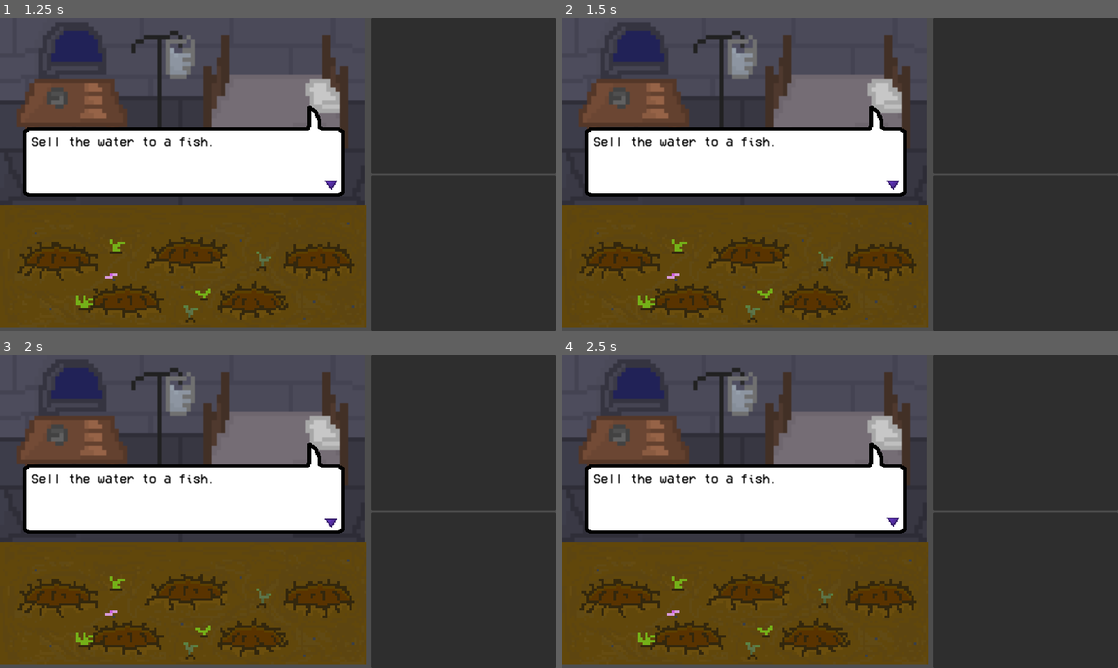
Above: before the commit, frames 1-4 (two rows, left to right).
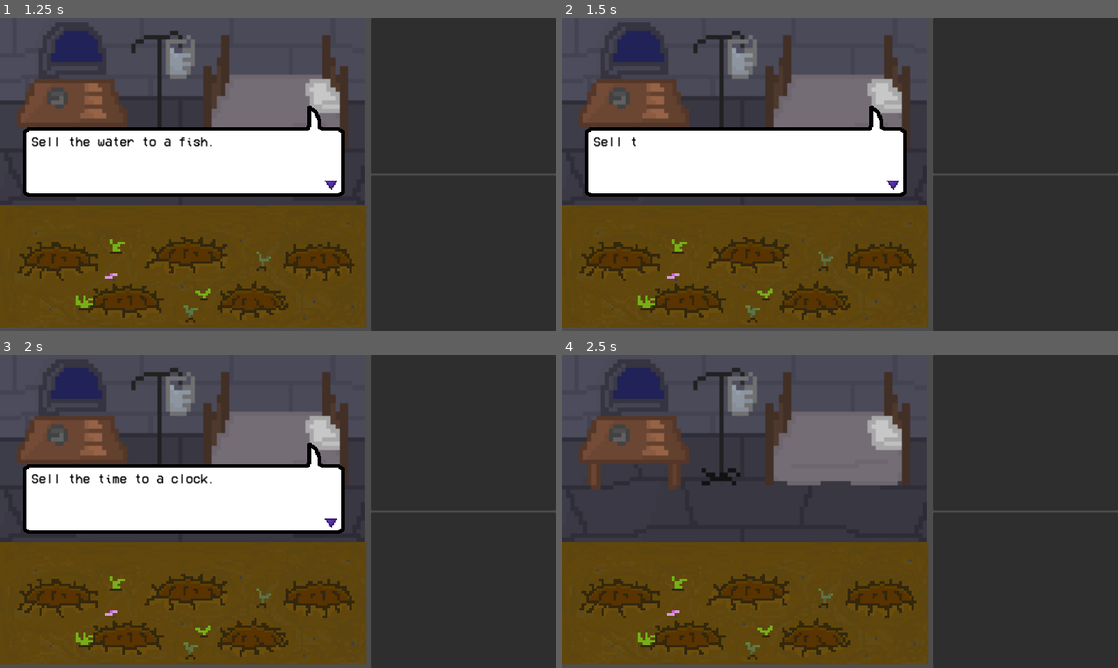
Above: after the commit, the same moments.

Repository: Chasmessian/Shadow-Alchemy
Game: Godot game, scene res://world.tscn
Same seed, same stepped clock (60 frames per second), same inputs: the game is played once before the commit and once after it.
Inputs (mouse positions are in pixels of both pictures, inside the frame that each line leads up to):
- Up to frame 1 (1.25 s): move the mouse to (400, 158) at 0.52 s; click (400, 158) at 0.67 s
- Up to frame 2 (1.5 s): tap Enter at 1.25 s; drag from (728, 190) to (812, 237) at 1.27 s
- Up to frame 3 (2 s): no input
- Up to frame 4 (2.5 s): move the mouse to (895, 442) at 2.02 s; click (895, 442) at 2.17 s

Frame 1 is identical in both runs. In frame 2, 0.3% of the frame differs, in the area x 13-39%, y 38-42%; in frame 3, 0.3%; in frame 4, 13%, in the area x 4-62%, y 28-58%.

Commit message:
Added start/end dialogue signals, references
Might need fixing

Diff:
--- a/journal.tscn
+++ b/UI/JournalScene/Journal/journal.tscn
@@ -1,6 +1,6 @@
 [gd_scene load_steps=6 format=3 uid="uid://drmrj53ferrvw"]
 
-[ext_resource type="Script" path="res://journal.gd" id="1_3nkps"]
+[ext_resource type="Script" path="res://UI/JournalScene/Journal/journal.gd" id="1_3nkps"]
 [ext_resource type="Texture2D" uid="uid://che6nifmou86t" path="res://UI/JournalScene/journal.png" id="1_3qhr3"]
 [ext_resource type="Texture2D" uid="uid://cp24vf1dyuc5t" path="res://UI/JournalScene/arrow_left.png" id="2_2kd72"]
 [ext_resource type="FontFile" uid="uid://qxc36i5l7jjy" path="res://UI/JournalScene/VCR_OSD_MONO_1.001.ttf" id="2_c4v05"]
--- a/dialogue.gd
+++ b/UI/MainScene/Dialogue/dialogue.gd
@@ -1,4 +1,7 @@
 extends Node2D
+
+signal starting_dialogue
+signal ending_dialogue
 
 var messages = [
 	"Sell the water to a fish.",
@@ -14,7 +17,7 @@
 var next_message_ready = false
 
 func _ready():
-	start_dialogue()
+		start_dialogue()
 
 func start_dialogue():
 	current_message = 0
@@ -24,7 +27,12 @@
 	$next_char.set_wait_time(typing_speed)
 	$next_char.start()
 
+	emit_signal("starting_dialogue")
+	# %"Viewport Area2D".show()
+
 func stop_dialogue():
+	emit_signal("ending_dialogue")
+	# %"Viewport Area2D".hide()
 	queue_free()
 
 func _on_next_char_timeout():
@@ -41,7 +49,7 @@
 		#$next_message.set_wait_time(read_time)
 		#$next_message.start()
 
-func _on_next_message_timeout():
+func _on_next_message_ready():
 		if (current_message == len(messages) - 1):
 			stop_dialogue()
 		else:
@@ -51,6 +59,6 @@
 			next_message_ready = false
 			$next_char.start()
 
-func clicked(): #need to call this
+func clicked(): #$"Viewport Area2D" is calling this now
 	if(next_message_ready):
-		_on_next_char_timeout()
+		_on_next_message_ready()
--- a/dialogue.tscn
+++ b/UI/MainScene/Dialogue/dialogue.tscn
@@ -1,10 +1,10 @@
 [gd_scene load_steps=3 format=3 uid="uid://2f5espxhpwja"]
 
-[ext_resource type="Script" path="res://dialogue.gd" id="1_ugl0a"]
-[ext_resource type="FontFile" uid="uid://qxc36i5l7jjy" path="res://UI/JournalScene/VCR_OSD_MONO_1.001.ttf" id="2_o1mfy"]
+[ext_resource type="Script" path="res://UI/MainScene/Dialogue/dialogue.gd" id="1_u81p3"]
+[ext_resource type="FontFile" uid="uid://qxc36i5l7jjy" path="res://UI/JournalScene/VCR_OSD_MONO_1.001.ttf" id="2_w7fjf"]
 
 [node name="Dialogue" type="Node2D"]
-script = ExtResource("1_ugl0a")
+script = ExtResource("1_u81p3")
 
 [node name="Label" type="Label" parent="."]
 offset_left = 31.0
--- /dev/null
+++ b/UI/MainScene/Dialogue/speech_bubble.gd
@@ -0,0 +1,23 @@
+extends Control
+
+@onready var speech_icon = $"Speech Icon"
+
+func _process(_delta):
+	speech_icon.play("bob")
+
+func _on_viewport_click_field_input_event(_viewport, event, _shape_idx):
+	if event is InputEventMouseButton:
+		if event.button_index == MOUSE_BUTTON_LEFT or event.button_index == MOUSE_BUTTON_RIGHT:
+			if event.pressed:
+				if get_node("Dialogue"):
+					get_node("Dialogue").clicked()
+				else:
+					pass
+
+func _on_dialogue_ending_dialogue():
+	$"../Viewport Area2D".hide()
+	hide()
+
+func _on_dialogue_starting_dialogue():
+	$"../Viewport Area2D".show()
+	show()
--- /dev/null
+++ b/UI/MainScene/Dialogue/speech_bubble.tscn
@@ -0,0 +1,53 @@
+[gd_scene load_steps=7 format=3 uid="uid://tdosqb38s672"]
+
+[ext_resource type="Script" path="res://UI/MainScene/Dialogue/speech_bubble.gd" id="1_tgfq6"]
+[ext_resource type="Texture2D" uid="uid://c6mkgyh2g0puc" path="res://UI/MainScene/speech_bubble.png" id="2_4bove"]
+[ext_resource type="PackedScene" uid="uid://2f5espxhpwja" path="res://UI/MainScene/Dialogue/dialogue.tscn" id="3_6etfs"]
+[ext_resource type="Texture2D" uid="uid://ymfxyaxs81sj" path="res://UI/MainScene/speech_icon.png" id="4_jixgp"]
+[ext_resource type="Texture2D" uid="uid://dgdsnchvxlpc7" path="res://UI/MainScene/speech_icon_2.png" id="5_4333a"]
+
+[sub_resource type="SpriteFrames" id="SpriteFrames_m1lwt"]
+animations = [{
+"frames": [{
+"duration": 1.0,
+"texture": ExtResource("4_jixgp")
+}, {
+"duration": 1.0,
+"texture": ExtResource("5_4333a")
+}],
+"loop": true,
+"name": &"bob",
+"speed": 2.0
+}]
+
+[node name="Speech Bubble" type="Control"]
+layout_mode = 3
+anchors_preset = 15
+anchor_right = 1.0
+anchor_bottom = 1.0
+offset_left = 5.0
+offset_top = 5.0
+offset_right = -428.0
+offset_bottom = -294.0
+grow_horizontal = 2
+grow_vertical = 2
+script = ExtResource("1_tgfq6")
+
+[node name="Speech Bubble" type="Sprite2D" parent="."]
+texture_filter = 1
+position = Vector2(346.5, 175)
+scale = Vector2(1.92857, 1.8)
+texture = ExtResource("2_4bove")
+
+[node name="Dialogue" parent="." instance=ExtResource("3_6etfs")]
+
+[node name="Speech Icon" type="AnimatedSprite2D" parent="."]
+texture_filter = 1
+position = Vector2(652, 310)
+scale = Vector2(2, 2)
+sprite_frames = SubResource("SpriteFrames_m1lwt")
+animation = &"bob"
+frame_progress = 0.690565
+
+[connection signal="ending_dialogue" from="Dialogue" to="." method="_on_dialogue_ending_dialogue"]
+[connection signal="starting_dialogue" from="Dialogue" to="." method="_on_dialogue_starting_dialogue"]
--- a/speech_bubble.gd
+++ /dev/null
@@ -1,9 +0,0 @@
-extends Control
-
-@onready var speech_icon = $"Speech Icon"
-
-func _process(_delta):
-	speech_icon.play("bob")
-
-# Maybe use a signal to signify when the arrow should show up and animate?
-# To clarify, the dialogue gets typed out, and then the arrow appears when we're ready to move on.
--- a/speech_bubble.tscn
+++ /dev/null
@@ -1,50 +0,0 @@
-[gd_scene load_steps=7 format=3 uid="uid://tdosqb38s672"]
-
-[ext_resource type="Texture2D" uid="uid://c6mkgyh2g0puc" path="res://UI/MainScene/speech_bubble.png" id="1_qevpi"]
-[ext_resource type="Script" path="res://speech_bubble.gd" id="1_tstsd"]
-[ext_resource type="PackedScene" uid="uid://gq1ekclxd8na" path="res://dialogue.tscn" id="3_1sjmm"]
-[ext_resource type="Texture2D" uid="uid://ymfxyaxs81sj" path="res://UI/MainScene/speech_icon.png" id="3_nki6e"]
-[ext_resource type="Texture2D" uid="uid://dgdsnchvxlpc7" path="res://UI/MainScene/speech_icon_2.png" id="4_xan4p"]
-
-[sub_resource type="SpriteFrames" id="SpriteFrames_m1lwt"]
-animations = [{
-"frames": [{
-"duration": 1.0,
-"texture": ExtResource("3_nki6e")
-}, {
-"duration": 1.0,
-"texture": ExtResource("4_xan4p")
-}],
-"loop": true,
-"name": &"bob",
-"speed": 2.0
-}]
-
-[node name="Speech Bubble" type="Control"]
-layout_mode = 3
-anchors_preset = 15
-anchor_right = 1.0
-anchor_bottom = 1.0
-offset_left = 5.0
-offset_top = 5.0
-offset_right = -428.0
-offset_bottom = -294.0
-grow_horizontal = 2
-grow_vertical = 2
-script = ExtResource("1_tstsd")
-
-[node name="Speech Bubble" type="Sprite2D" parent="."]
-texture_filter = 1
-position = Vector2(346.5, 175)
-scale = Vector2(1.92857, 1.8)
-texture = ExtResource("1_qevpi")
-
-[node name="Dialogue" parent="." instance=ExtResource("3_1sjmm")]
-
-[node name="Speech Icon" type="AnimatedSprite2D" parent="."]
-texture_filter = 1
-position = Vector2(652, 310)
-scale = Vector2(2, 2)
-sprite_frames = SubResource("SpriteFrames_m1lwt")
-animation = &"bob"
-frame_progress = 0.690565
--- a/viewport.tscn
+++ b/viewport.tscn
@@ -1,9 +1,12 @@
-[gd_scene load_steps=3 format=3 uid="uid://5edxrxt3wkbv"]
+[gd_scene load_steps=4 format=3 uid="uid://5edxrxt3wkbv"]
 
 [ext_resource type="Texture2D" uid="uid://bm1qbsf35h4yt" path="res://UI/MainScene/castle_background_4x.png" id="1_1lo13"]
-[ext_resource type="PackedScene" uid="uid://tdosqb38s672" path="res://speech_bubble.tscn" id="2_8woju"]
+[ext_resource type="PackedScene" uid="uid://tdosqb38s672" path="res://UI/MainScene/Dialogue/speech_bubble.tscn" id="2_8woju"]
 
-[node name="Control" type="Control"]
+[sub_resource type="RectangleShape2D" id="RectangleShape2D_3m8lg"]
+size = Vector2(748, 387.5)
+
+[node name="Viewport" type="Control"]
 layout_mode = 3
 anchors_preset = 15
 anchor_right = 1.0
@@ -12,6 +15,7 @@
 grow_vertical = 2
 size_flags_horizontal = 3
 size_flags_vertical = 3
+mouse_filter = 2
 
 [node name="Castle Background" type="Sprite2D" parent="."]
 position = Vector2(378, 198)
@@ -24,3 +28,12 @@
 offset_top = 38.0
 offset_right = -399.0
 offset_bottom = -261.0
+mouse_filter = 2
+
+[node name="Viewport Area2D" type="Area2D" parent="."]
+
+[node name="CollisionShape2D" type="CollisionShape2D" parent="Viewport Area2D"]
+position = Vector2(378, 198.25)
+shape = SubResource("RectangleShape2D_3m8lg")
+
+[connection signal="input_event" from="Viewport Area2D" to="Speech Bubble" method="_on_viewport_click_field_input_event"]
Renamed: journal.gd -> UI/JournalScene/Journal/journal.gd
Not shown: 1 places in UI/MainScene/Dialogue/dialogue.tscn that only renumber resources
